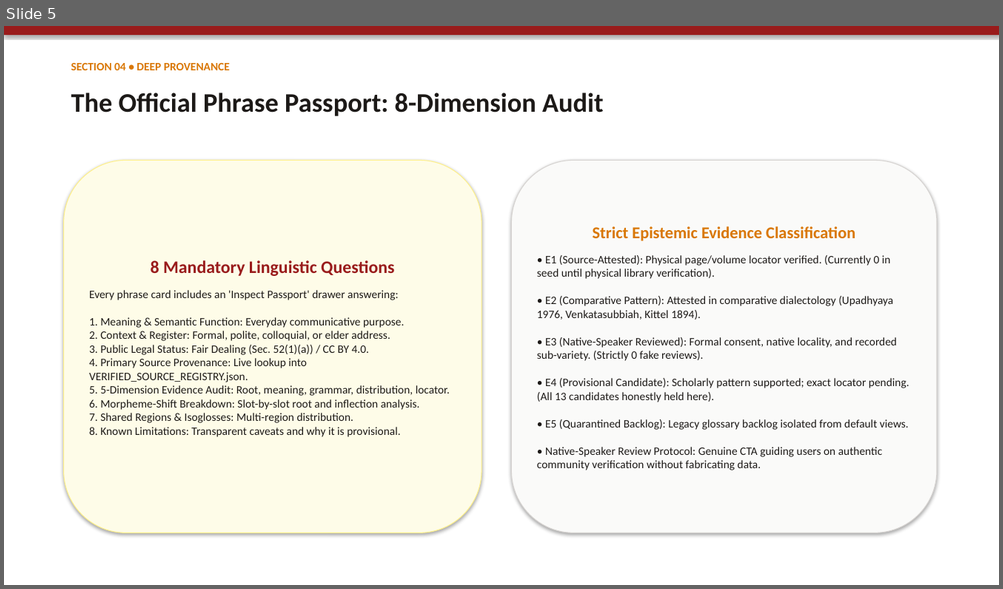
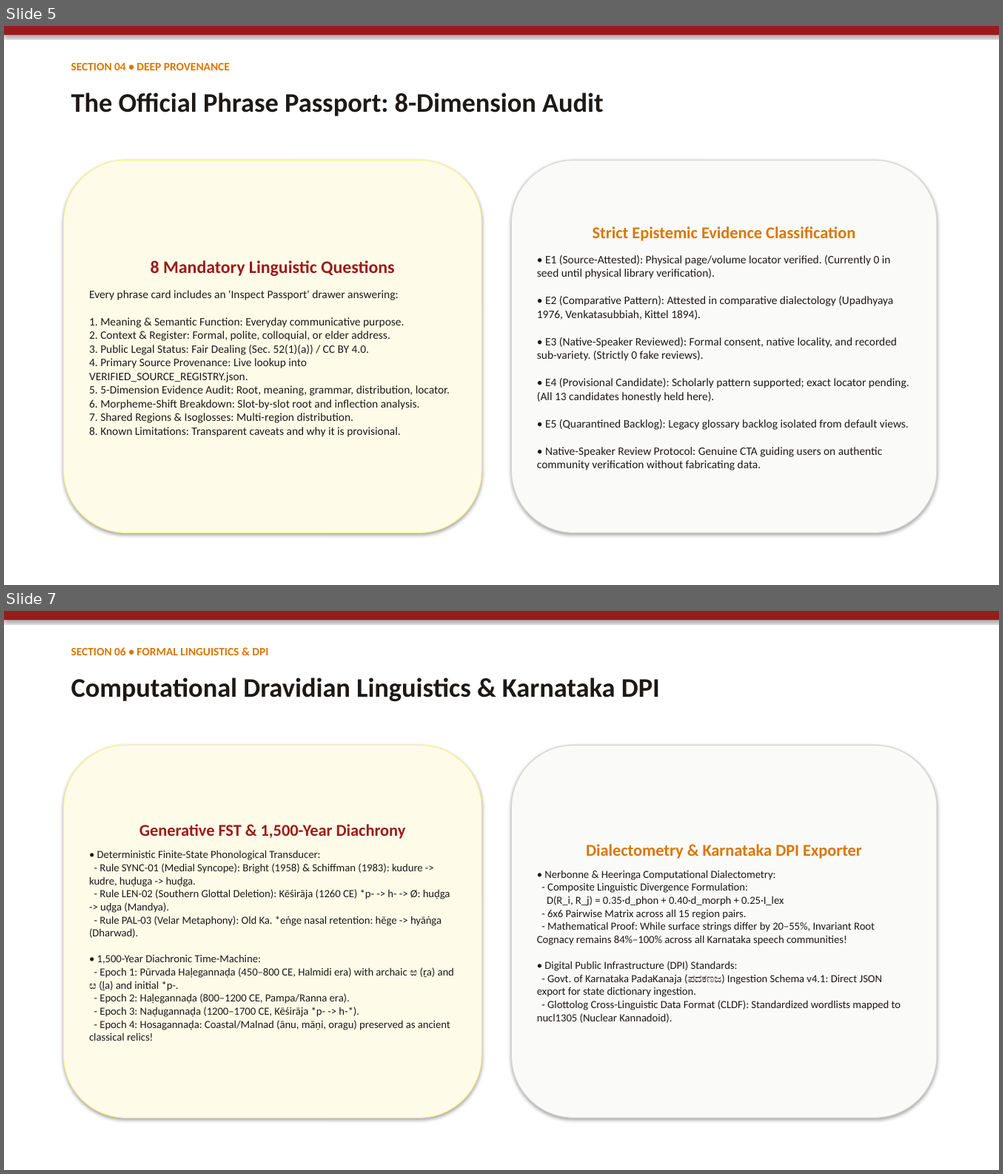
Before and after one commit to anandaram240-wq/yatrika-ai, a slide deck: Namma_Kannada_Regional_Explorer_Presentation.pptx. Shown one above the other, each under a label of ours: slide 5 before the commit, slides 5 and 7 after it; the slides between them are not shown. The pictures are 1003x589 and 1003x1174 pixels, drawn with LibreOffice and Linux fonts; fonts in the diff are those of the drawing. Boxes give left, top, right and bottom in pixels: in the first picture for what was removed or moved away, otherwise in the second. Text is boxed around its words. In the diff, an @@ line names an element or a change of style, - is before the commit and + after.

Commit message:
feat(tier-2): implement Advancements 5-8 (FST phonology, 1500-yr diachrony, Nerbonne dialectometry, and GoK PadaKanaja/CLDF DPI exports, 32 Vitest tests)

```diff
--- a/Namma_Kannada_Regional_Explorer_Presentation.pptx
+++ b/Namma_Kannada_Regional_Explorer_Presentation.pptx
@@ slide 7 added at (4, 611, 999, 1170), background #FFFFFF @@
@@ rectangle added at (4, 611, 999, 620), fill #991B1B @@
@@ text added at (71, 647, 268, 655), 11 pt, text #D97706, bold @@
+SECTION 06 • FORMAL LINGUISTICS & DPI
@@ text added at (71, 678, 660, 701), 26 pt, text #1C1917, bold @@
+Computational Dravidian Linguistics & Karnataka DPI
@@ rounded rectangle added at (64, 745, 481, 1119), fill #FEFCE8, outline #FEF08A 0.75 pt, 10.5 pt, text #1C1917 @@
+Generative FST & 1,500-Year Diachrony
+• Deterministic Finite-State Phonological Transducer:
+- Rule SYNC-01 (Medial Syncope): Bright (1958) & Schiffman (1983): kudure -> kudre, huḍuga -> huḍga.
+- Rule LEN-02 (Southern Glottal Deletion): Kēśirāja (1260 CE) *p- -> h- -> Ø: huḍga -> uḍga (Mandya).
+- Rule PAL-03 (Velar Metaphony): Old Ka. *eṅge nasal retention: hēge -> hyāṅga (Dharwad).
+• 1,500-Year Diachronic Time-Machine:
+- Epoch 1: Pūrvada Haḷegannaḍa (450–800 CE, Halmidi era) with archaic ಱ (ṟa) and ೞ (ḻa) and initial *p-.
+- Epoch 2: Haḷegannaḍa (800–1200 CE, Pampa/Ranna era).
+- Epoch 3: Naḍugannaḍa (1200–1700 CE, Kēśirāja *p- -> h-*).
+- Epoch 4: Hosagannaḍa: Coastal/Malnad (ānu, māṇi, oragu) preserved as ancient classical relics!
@@ rounded rectangle added at (512, 745, 936, 1119), fill #FAFAF9, outline #D6D3D1 0.75 pt, 10.5 pt, text #1C1917 @@
+Dialectometry & Karnataka DPI Exporter
+• Nerbonne & Heeringa Computational Dialectometry:
+- Composite Linguistic Divergence Formulation:
+D(R_i, R_j) = 0.35·d_phon + 0.40·d_morph + 0.25·I_lex
+- 6x6 Pairwise Matrix across all 15 region pairs.
+- Mathematical Proof: While surface strings differ by 20–55%, Invariant Root Cognacy remains 84%–100% across all Karnataka speech communities!
+• Digital Public Infrastructure (DPI) Standards:
+- Govt. of Karnataka PadaKanaja (ಪದಕಣಜ) Ingestion Schema v4.1: Direct JSON export for state dictionary ingestion.
+- Glottolog Cross-Linguistic Data Format (CLDF): Standardized wordlists mapped to nucl1305 (Nuclear Kannadoid).
```
Also in this commit, not shown: 3 slides changed, 10 other files.
